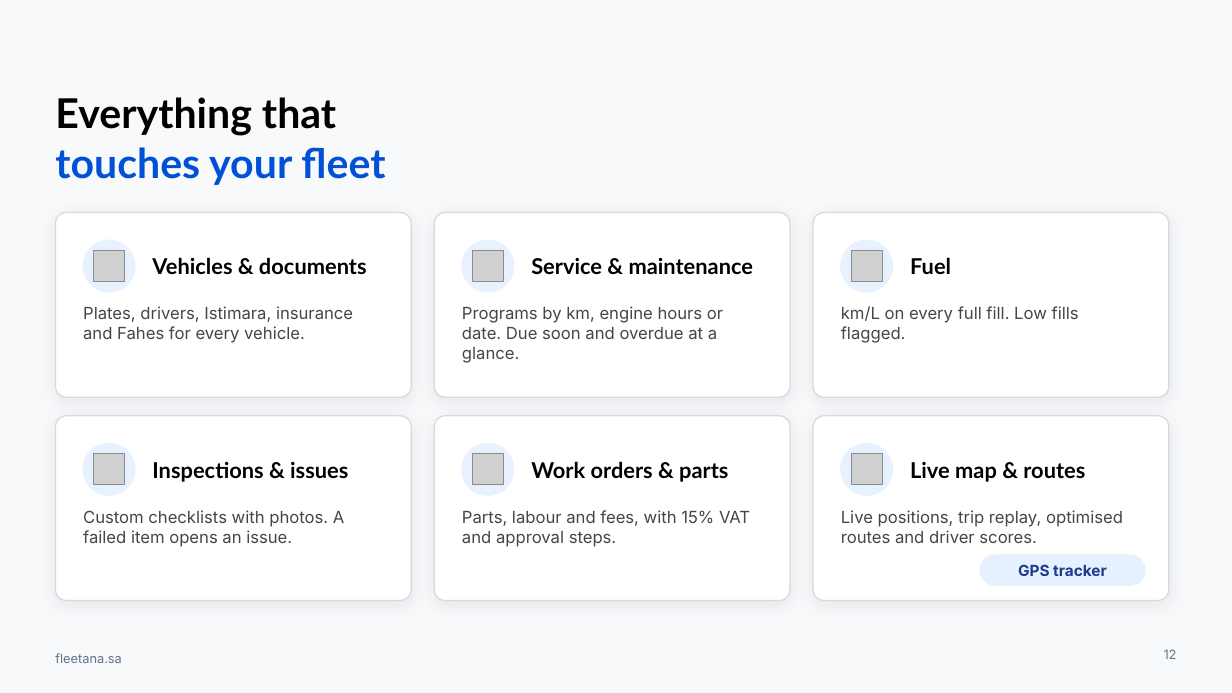
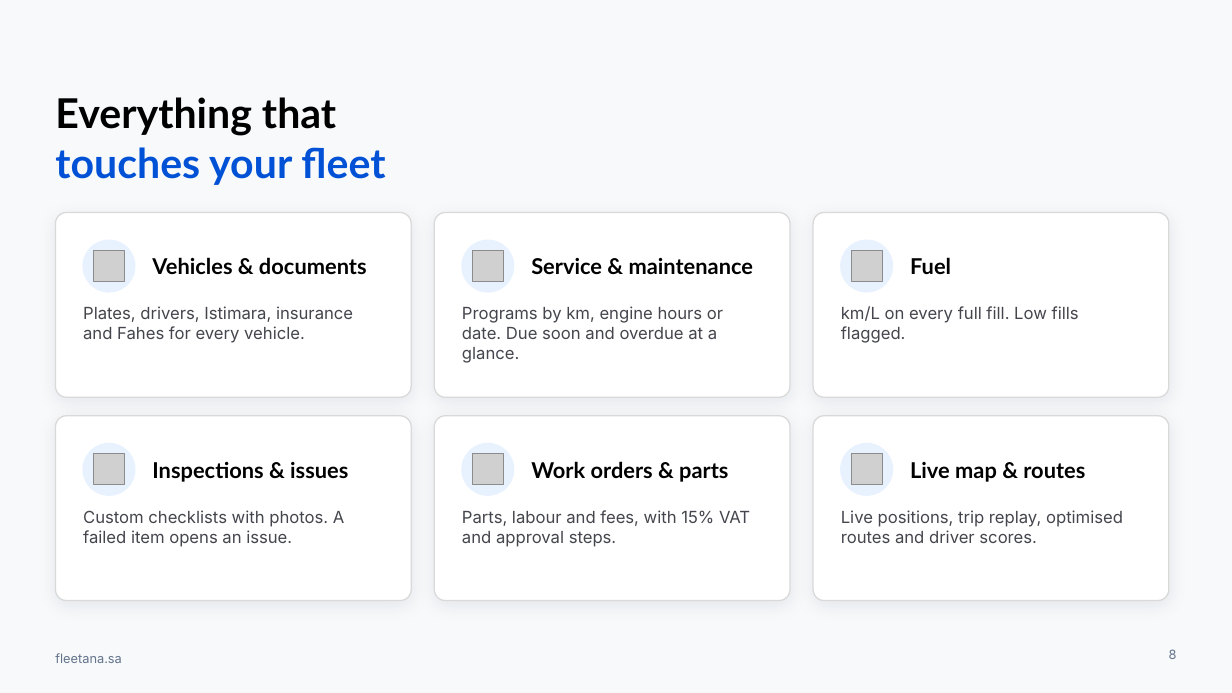
Before and after one commit to AbdallahDaban/Claude, a slide deck: slide 8 of fleetana-launch/brand/profile/Fleetana-Company-Profile-EN.pptx (slide 12 before the commit). Drawn at 1232x693 pixels with LibreOffice and Linux fonts; fonts in the diff are those of the drawing; grey boxes stand for pictures; background and template pictures are left out. Boxes give left, top, right and bottom in pixels: in the first picture for what was removed or moved away, otherwise in the second. Text is boxed around its words. In the diff, an @@ line names an element or a change of style, - is before the commit and + after.

```diff
--- a/fleetana-launch/brand/profile/Fleetana-Company-Profile-EN.pptx
+++ b/fleetana-launch/brand/profile/Fleetana-Company-Profile-EN.pptx
@@ rounded rectangle removed at (980, 555, 1146, 586) @@
-GPS tracker
@@ page number at (1169, 649, 1177, 659): text changed @@
-12
+8
```
Also in this commit, not shown: 9 other slides changed, 7 slides added, 6 slides removed, 4 other files.
